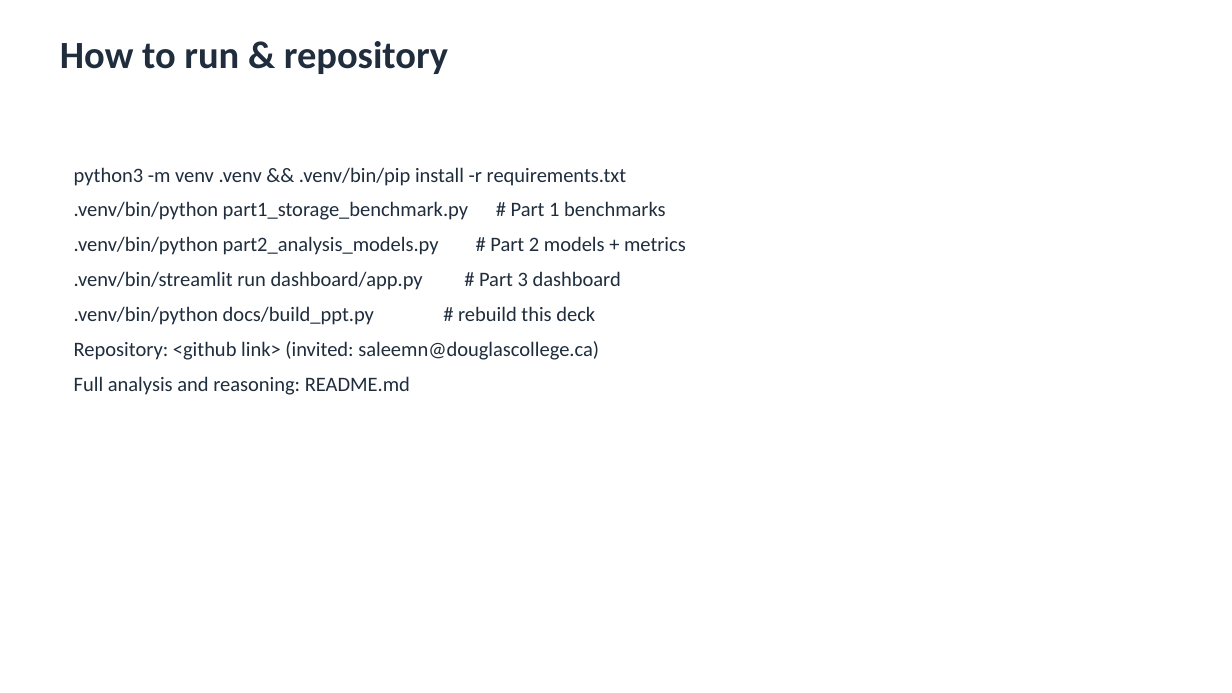
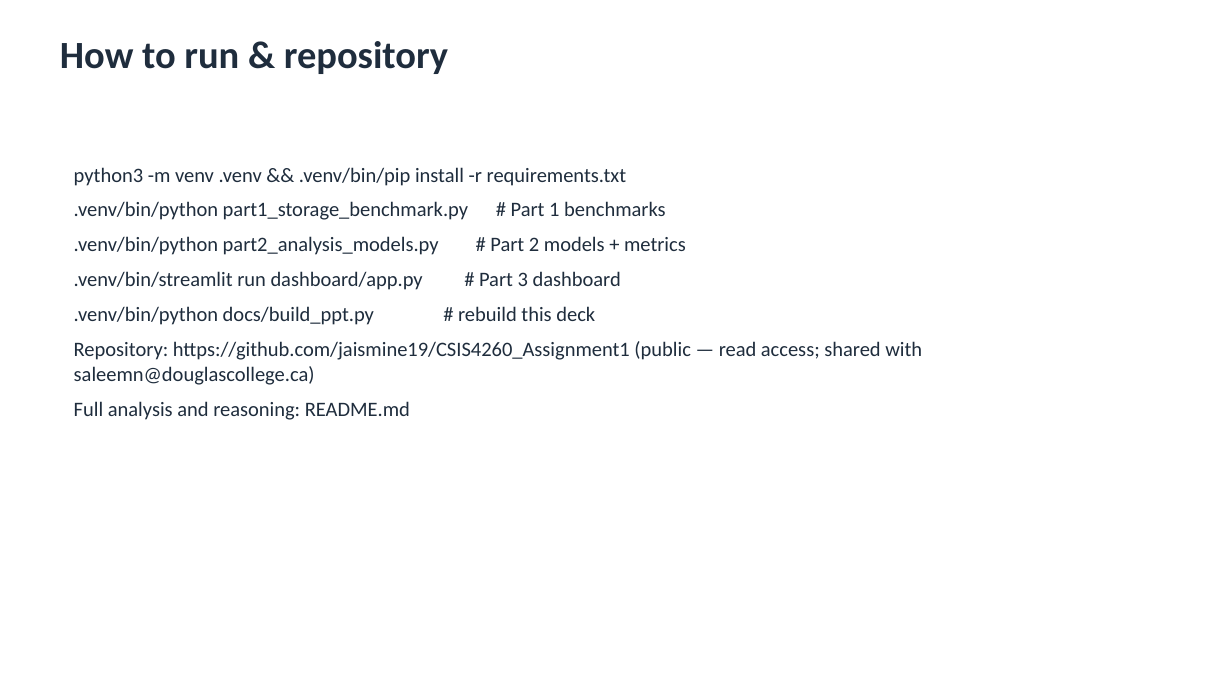
Before and after one commit to jaismine19/NextClose, a slide deck: slide 15 of docs/CSIS4260_Assignment1_Dashboard_Screenshots.pptx. Drawn at 1232x693 pixels with LibreOffice and Linux fonts; fonts in the diff are those of the drawing. Boxes give left, top, right and bottom in pixels: in the first picture for what was removed or moved away, otherwise in the second. Text is boxed around its words. In the diff, an @@ line names an element or a change of style, - is before the commit and + after.

Commit message:
Add repository link to README and slide deck

```diff
--- a/docs/CSIS4260_Assignment1_Dashboard_Screenshots.pptx
+++ b/docs/CSIS4260_Assignment1_Dashboard_Screenshots.pptx
@@ text at bbox=[74, 341, 922, 385]: text changed @@
-Repository: <github link> (invited: saleemn@douglascollege.ca)
+Repository: https://github.com/jaismine19/CSIS4260_Assignment1 (public — read access; shared with saleemn@douglascollege.ca)
```
Also in this commit, not shown: 2 other files.
